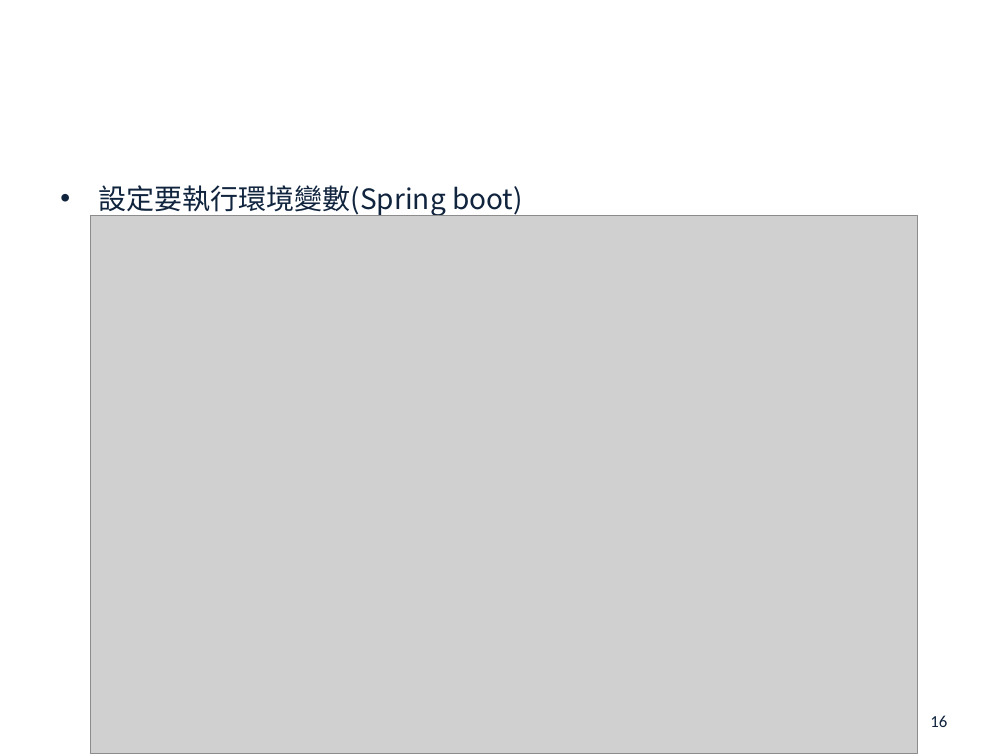
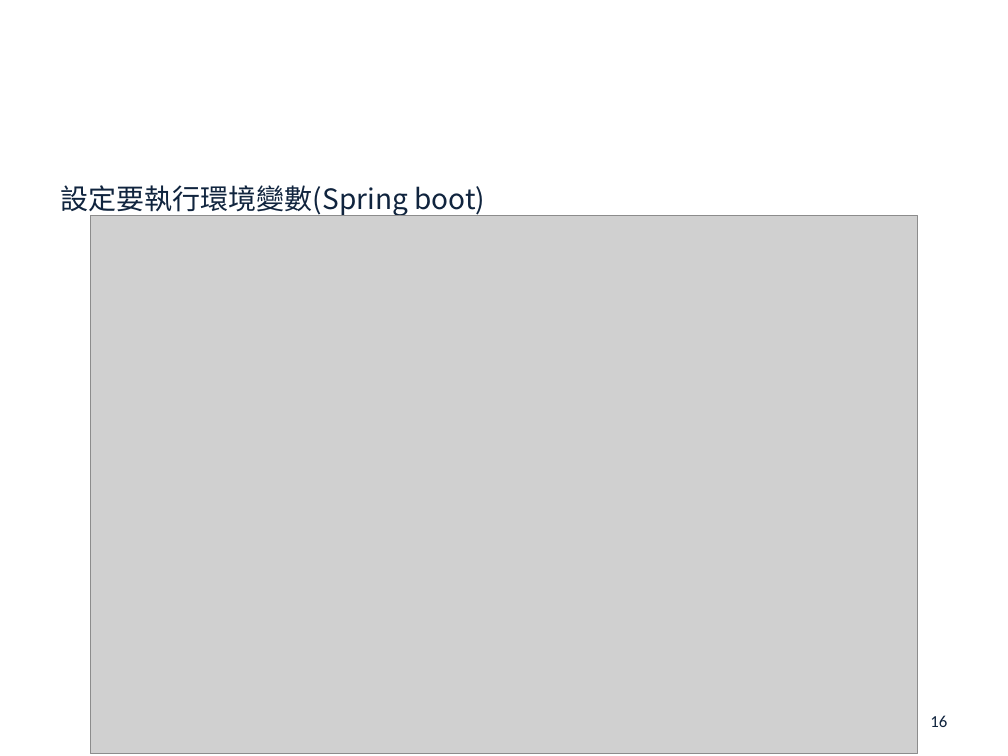
Before and after one commit to john78530/thesis, a slide deck: slide 16 of Oral.pptx. Drawn at 1008x756 pixels with LibreOffice and Linux fonts; fonts in the diff are those of the drawing; grey boxes stand for pictures; background and template pictures are left out. Boxes give left, top, right and bottom in pixels: in the first picture for what was removed or moved away, otherwise in the second. Text is boxed around its words. In the diff, an @@ line names an element or a change of style, - is before the commit and + after.

```diff
--- a/Oral.pptx
+++ b/Oral.pptx
@@ text "設定要執行環境變數(Spring boot)" at (60,185,485,217): bullet • to none @@
```
Also in this commit, not shown: 21 other slides changed, 1 other file.
